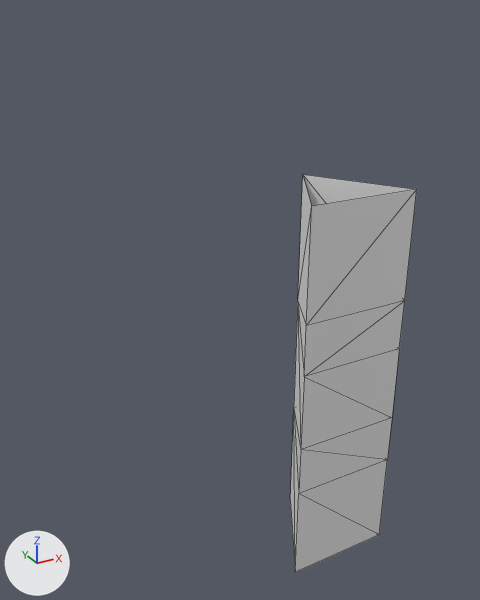
Before and after pictures for a commit that changed the glTF model public/res/geo/testAnimGeo.gltf.
Camera for both pictures: a camera (50 mm lens) standing at (-1.39, -1.79, 2.09) and looking at (-0.35, 0.1, 1.15). Lighting does not change. The marker at lower left points along +X, +Y and +Z. Mesh edges are drawn as thin lines. Vertices at the same position are counted once.

The first picture shows 'SkinnedMesh'.
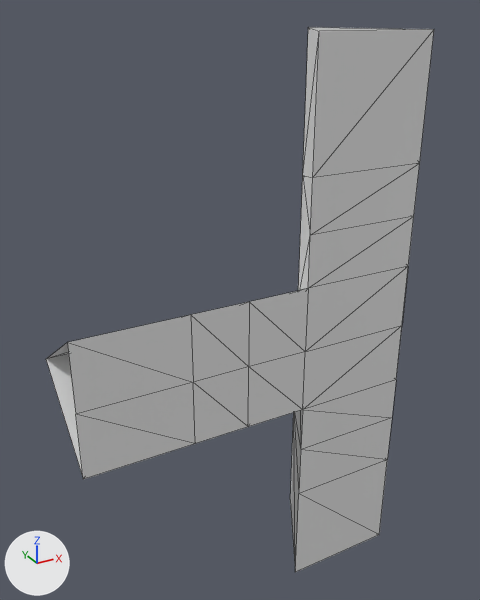
Pixel boxes [x1, y1, x2, y2] of what changed, in the pictures (480 x 600 px):
'SkinnedMesh', reshaped (204% wider, 37% taller): before [290, 175, 417, 572]; after [46, 27, 434, 572]
part 1 of me_skinnedgeometry, built on: before [298, 175, 417, 449]; after [46, 27, 434, 479]

The change, as a list of edits to the scene's bpy script:
```text
Change me_skinnedgeometry:
    used by ob_skinnedmesh; location = (0.0, 0.0, 0.0)
    remove me_skinnedgeometry.from_pydata(...)  # 16 vertices, 26 faces; spans x -0.22..0.22, y -0.13..0.25, z 0.0..1.52
    add me_skinnedgeometry.from_pydata(...)  # 34 vertices, 60 faces; spans x -1.02..0.22, y -0.13..0.25, z 0.0..2.03
    me_skinnedgeometry part 1
    3 vertices are removed from x -0.22, y -0.12, z 0.91..1.52
    13 faces are deleted
    3 vertices move from x 0.22, y -0.13, z 0.91..1.52 to x -0.22..0.22, y -0.13..-0.12, z 0.77..1.43
    16 vertices are added at x -1.02..0.22, y -0.13..0.25, z 0.77..2.03
    5 new vertices lie (0.0, 0.0, 0.23) away from vertices in x -1.02..0.22, y -0.13..-0.12, z 1.01
    47 new faces join them
```
